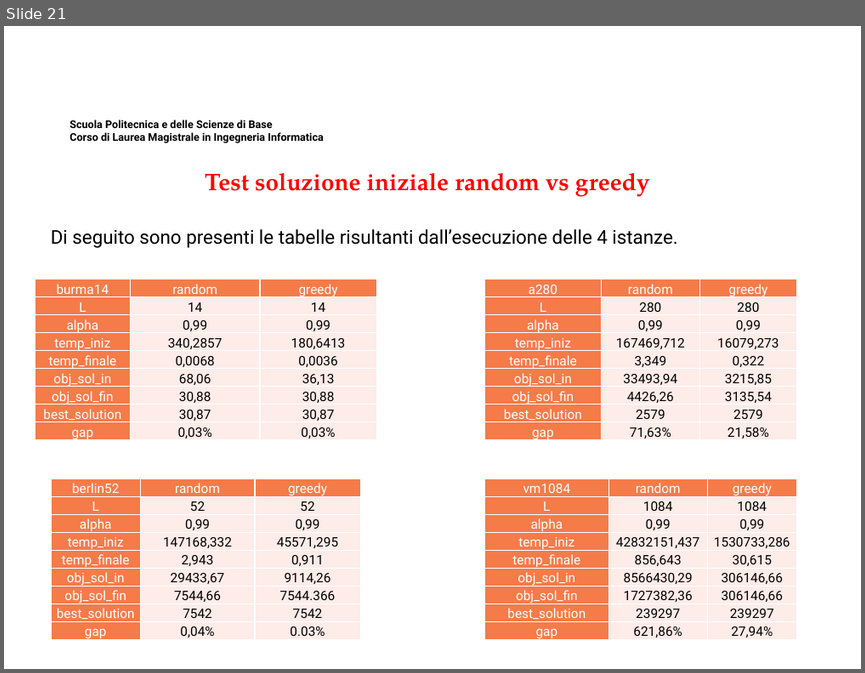
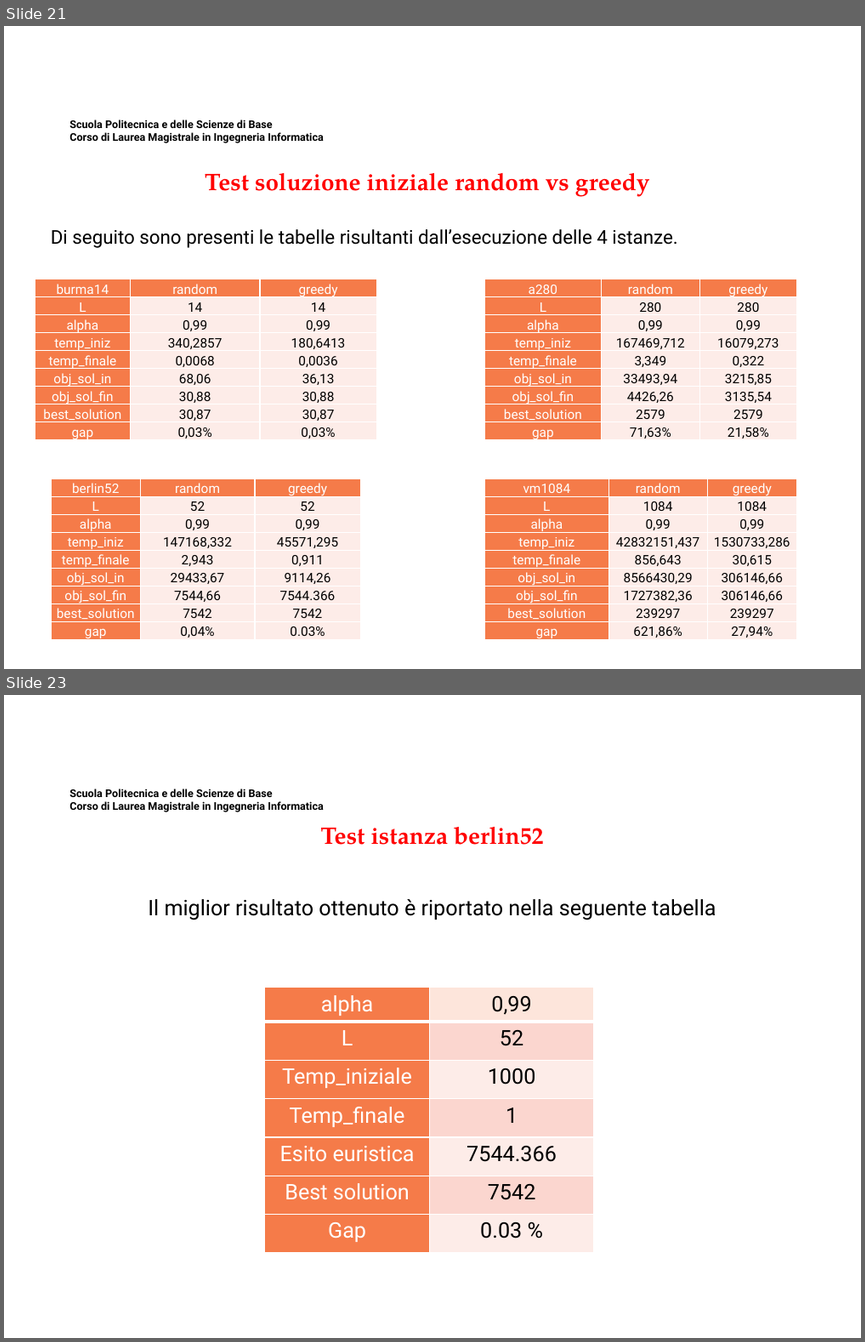
Before and after one commit to MicheleMaresca98/TSP-SimulatedAnnealing, a slide deck: Presentazione Elaborato Ricerca Operativa.pptx. Shown one above the other, each under a label of ours: slide 21 before the commit, slides 21 and 23 after it; the slides between them are not shown. The pictures are 865x673 and 865x1342 pixels, drawn with LibreOffice and Linux fonts; fonts in the diff are those of the drawing; background and template pictures are left out. Boxes give left, top, right and bottom in pixels: in the first picture for what was removed or moved away, otherwise in the second. Text is boxed around its words. In the diff, an @@ line names an element or a change of style, - is before the commit and + after.

```diff
--- a/Presentazione Elaborato Ricerca Operativa.pptx
+++ b/Presentazione Elaborato Ricerca Operativa.pptx
@@ slide 23 added at bbox=[4, 695, 861, 1338], background #FFFFFF; not listed: 1 template element that a slide beside it also shows @@
@@ text added at bbox=[321, 827, 544, 845], 20 pt, text #FF0000, bold @@
+Test istanza berlin52
@@ text added at bbox=[148, 899, 715, 920], 18 pt, text #000000 @@
+Il miglior risultato ottenuto è riportato nella seguente tabella
@@ table added at bbox=[264, 987, 594, 1253], 7 rows, 2 columns @@
+alpha | 0,99
+L | 52
+Temp_iniziale | 1000
+Temp_finale | 1
+Esito euristica | 7544.366
+Best solution | 7542
+Gap | 0.03 %
```
Also in this commit, not shown: 3 slides changed, 7 other slides added, 3 other files.
